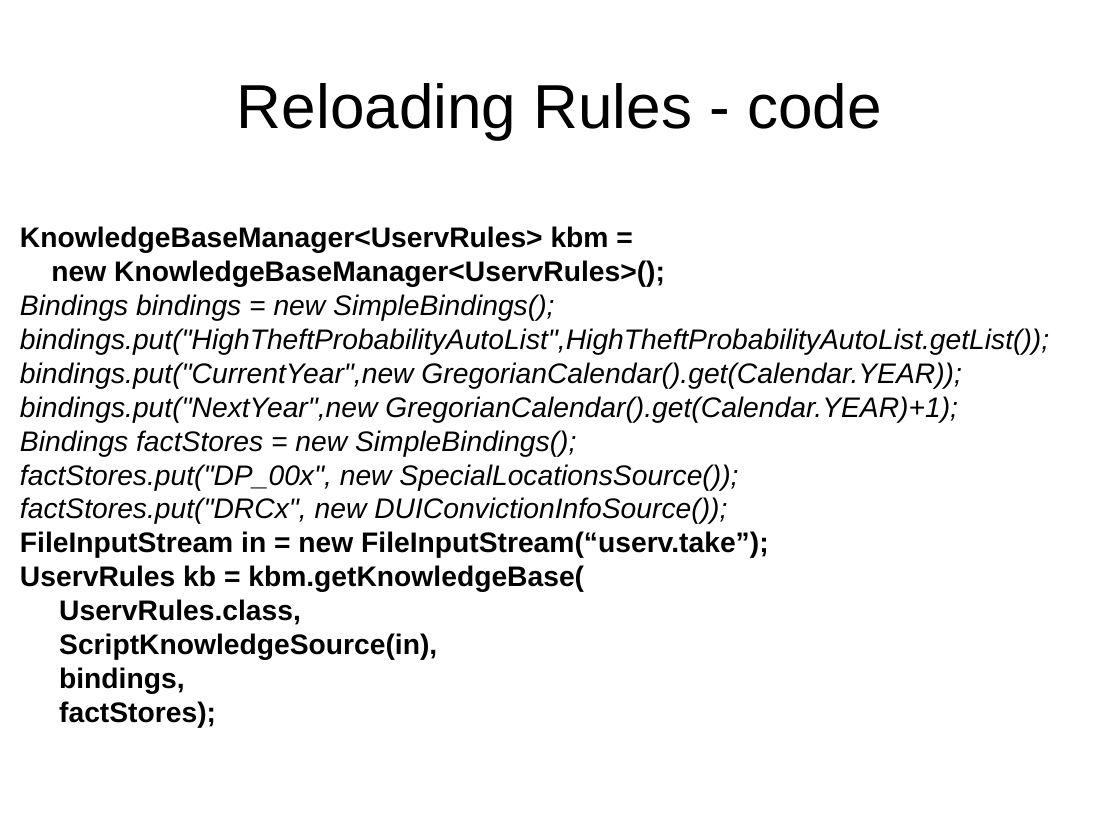
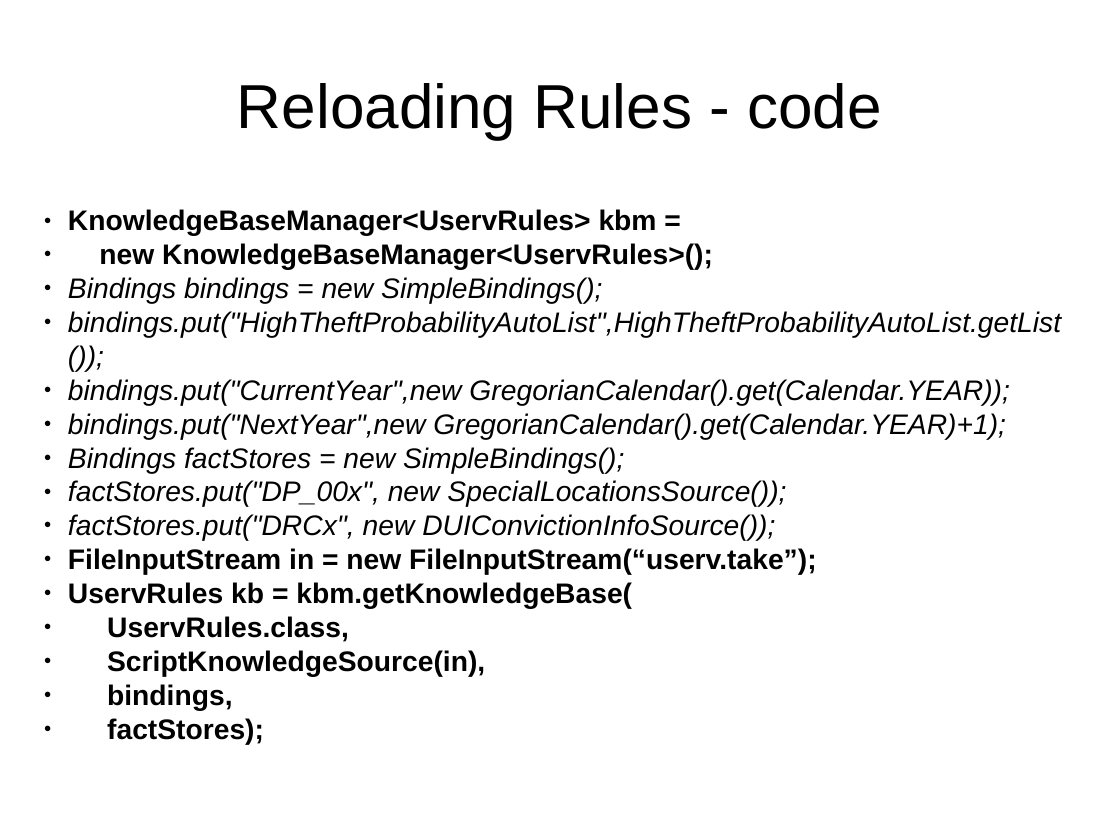
Before and after one commit to Koulio/take, a slide deck: slide 11 of RuleML2007_challenge/presentation/challenge.odp. Drawn at 1120x840 pixels with LibreOffice and Linux fonts; fonts in the diff are those of the drawing. Boxes give left, top, right and bottom in pixels: in the first picture for what was removed or moved away, otherwise in the second. Text is boxed around its words. In the diff, an @@ line names an element or a change of style, - is before the commit and + after.

```diff
--- a/RuleML2007_challenge/presentation/challenge.odp
+++ b/RuleML2007_challenge/presentation/challenge.odp
@@ subtitle "KnowledgeBaseManager<UservRules> kbm =": place and size @@
-subtitle "KnowledgeBaseManager<UservRules> kbm =" at (20,226,1049,728)
+subtitle "KnowledgeBaseManager<UservRules> kbm =" at (68,209,1061,745)
@@ subtitle "KnowledgeBaseManager<UservRules> kbm =" at (68,209,1061,745): bullet none to ●; list level 1 to 2 in "KnowledgeBaseManager<UservRules> kbm ="; list level 1 to 2 in "new KnowledgeBaseManager<UservRules>();"; list level 1 to 2 in "Bindings bindings = new SimpleBindings();"; list level 1 to 2 in "bindings.put("HighTheftProbabilityAutoList",HighTheftProbabi ..."; list level 1 to 2 in "bindings.put("CurrentYear",new GregorianCalendar().get(Calen ..."; list level 1 to 2 in "bindings.put("NextYear",new GregorianCalendar().get(Calendar ..."; list level 1 to 2 in "Bindings factStores = new SimpleBindings();"; list level 1 to 2 in "factStores.put("DP_00x", new SpecialLocationsSource());"; list level 1 to 2 in "factStores.put("DRCx", new DUIConvictionInfoSource());"; list level 1 to 2 in "FileInputStream in = new FileInputStream(“userv.take”);"; list level 1 to 2 in "UservRules kb = kbm.getKnowledgeBase("; list level 1 to 2 in "UservRules.class,"; list level 1 to 2 in "ScriptKnowledgeSource(in),"; list level 1 to 2 in "bindings,"; list level 1 to 2 in "factStores);" @@
```
Also in this commit, not shown: 10 other slides changed, 1 other file.
